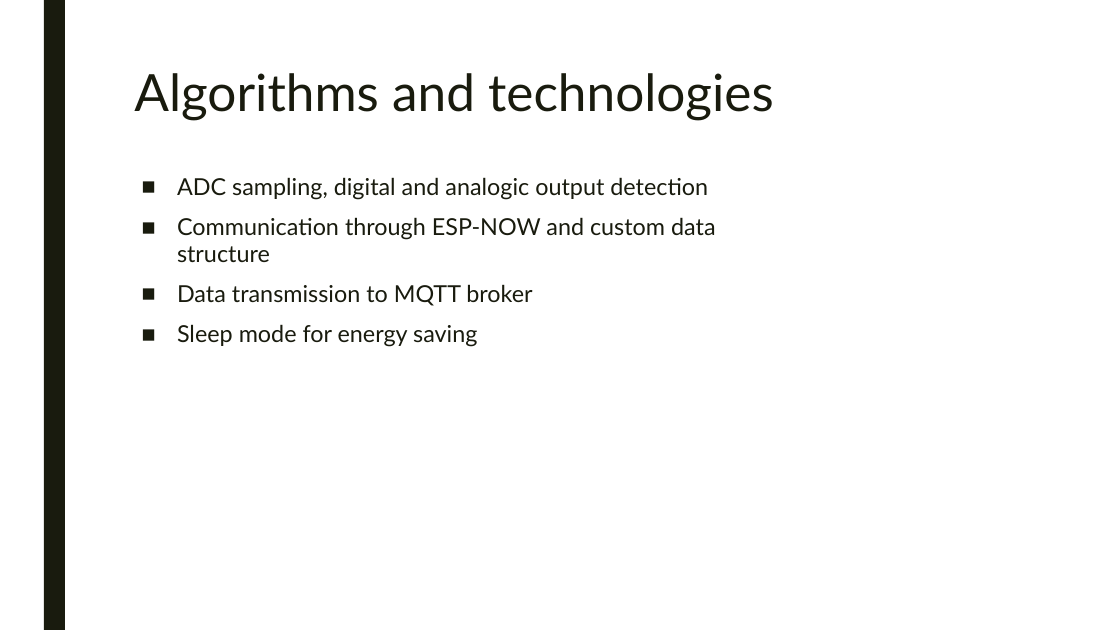
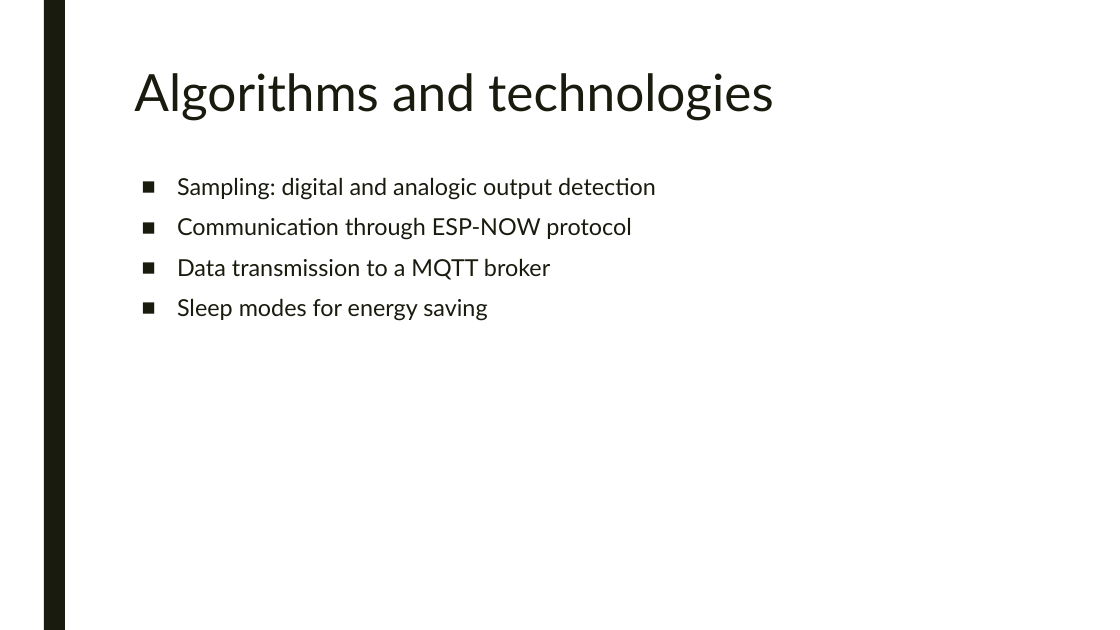
Before and after one commit to LorenzoPecorari/iot_project, a slide deck: slide 4 of presentation/intermediate_pres.pptx. Drawn at 1120x630 pixels with LibreOffice and Linux fonts; fonts in the diff are those of the drawing; background and template pictures are left out. Boxes give left, top, right and bottom in pixels: in the first picture for what was removed or moved away, otherwise in the second. Text is boxed around its words. In the diff, an @@ line names an element or a change of style, - is before the commit and + after.

```diff
--- a/presentation/intermediate_pres.pptx
+++ b/presentation/intermediate_pres.pptx
@@ text at [177,177,656,321]: text changed @@
-■ ADC sampling, digital and analogic output detection
-■ Communication through ESP-NOW and custom data structure
-■ Data transmission to MQTT broker
-■ Sleep mode for energy saving
+■ Sampling: digital and analogic output detection
+■ Communication through ESP-NOW protocol
+■ Data transmission to a MQTT broker
+■ Sleep modes for energy saving
```
Also in this commit, not shown: 4 other slides changed, 1 slide added.
